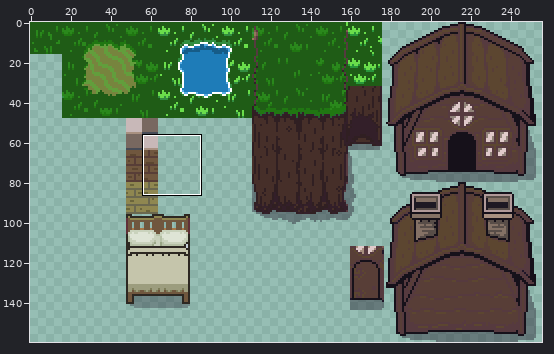
Edited in one commit: sprite sheet (sprites/S_SpriteSheet/25a22004-74d5-466c-a525-2e2b4df6b953.png). Above: a wide view before the commit, with the close-up outlined.
Close-up. Before:
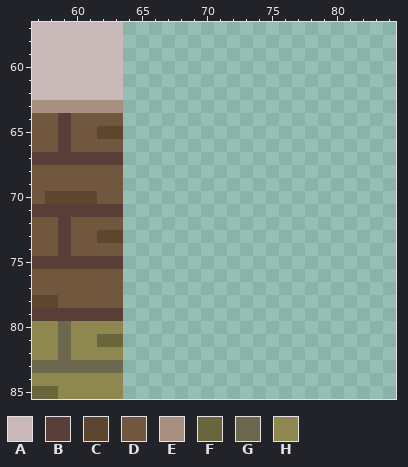
The file is 256x160 pixels. Colours within 5 levels of each other are drawn and written as one. Shown: x 57..84, y 57..85.
Palette (. is transparent): A #c8b8b8  B #583e37  C #5c4630  D #70573e  E #a89080  F #6b653b  G #6b684f  H #8f8750
Pixels before, first column x 57:
57 AAAAAAA
58 AAAAAAA
59 AAAAAAA
60 AAAAAAA
61 AAAAAAA
62 AAAAAAA
63 EEEEEEE
64 DDBDDDD
65 DDBDDCC
66 DDBDDDD
67 BBBBBBB
68 DDDDDDD
69 DDDDDDD
70 DCCCCDD
71 BBBBBBB
72 DDBDDDD
73 DDBDDCC
74 DDBDDDD
75 BBBBBBB
76 DDDDDDD
77 DDDDDDD
78 CCDDDDD
79 BBBBBBB
80 HHGHHHH
81 HHGHHFF
82 HHGHHHH
83 GGGGGGG
84 HHHHHHH
85 FFHHHHH
And afterwards:
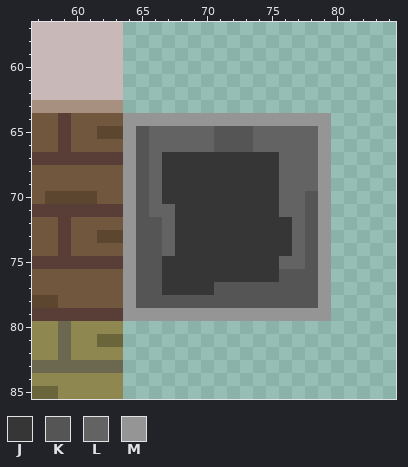
Colours new in this view: J #363636  K #555555  L #636363  M #959595
Changes in this commit:
y 64: x 64..79 ................ -> MMMMMMMMMMMMMMMM
y 65..66: x 64..79 ................ -> MKLLLLLKKKLLLLLM
y 67..69: x 64..79 ................ -> MKLJJJJJJJJJLLLM
y 70: x 64..79 ................ -> MKLJJJJJJJJJLLKM
y 71: x 64..79 ................ -> MKLLJJJJJJJJLLKM
y 72..74: x 64..79 ................ -> MKKLJJJJJJJJJLKM
y 75: x 64..79 ................ -> MKKJJJJJJJJJLLKM
y 76: x 64..79 ................ -> MKKJJJJJJJJJKKKM
y 77: x 64..79 ................ -> MKKJJJJKKKKKKKKM
y 78: x 64..79 ................ -> MKKKKKKKKKKKKKKM
y 79: x 64..79 ................ -> MMMMMMMMMMMMMMMM
Pixel boxes of the changes (left, top, right, bottom) in both close-ups:
added: (123, 113, 331, 321)
